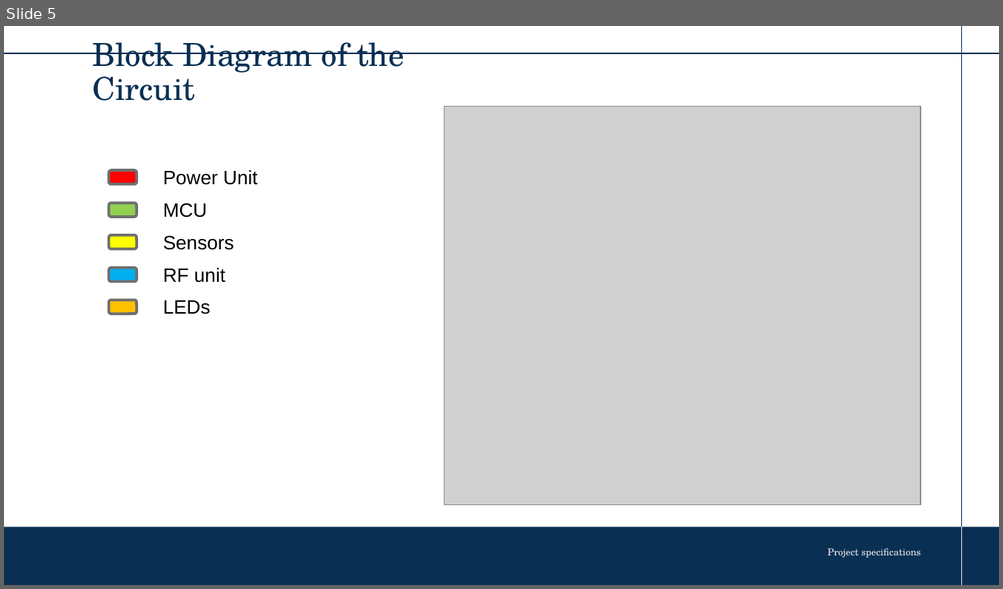
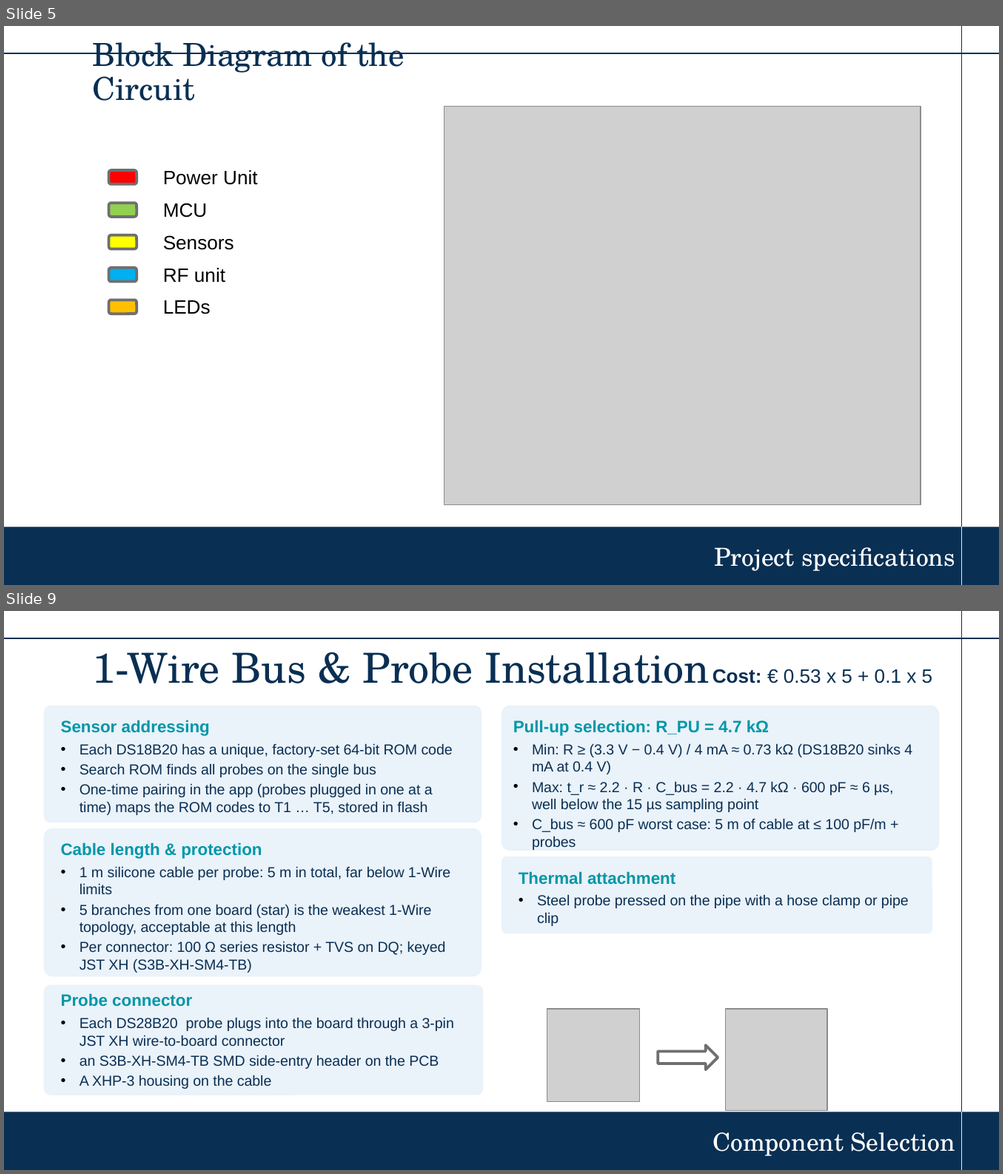
Before and after one commit to garcianeilangelo-crypto/ESE_RADIATOR, a slide deck: Radiator_Balance .pptx. Shown one above the other, each under a label of ours: slide 5 before the commit, slides 5 and 9 after it; the slides between them are not shown. The pictures are 1003x589 and 1003x1174 pixels, drawn with LibreOffice and Linux fonts; fonts in the diff are those of the drawing; grey boxes stand for pictures; background and template pictures are left out. Boxes give left, top, right and bottom in pixels: in the first picture for what was removed or moved away, otherwise in the second. Text is boxed around its words. In the diff, an @@ line names an element or a change of style, - is before the commit and + after.

```diff
--- a/Radiator_Balance .pptx
+++ b/Radiator_Balance .pptx
@@ slide 9 added at <box>4,611,999,1170</box>, background #FFFFFF; not listed: 4 template elements that a slide beside it also shows @@
@@ title added at <box>92,652,709,684</box>, 30 pt, text #092F53 @@
+1-Wire Bus & Probe Installation
@@ text added at <box>712,669,933,684</box>, 14 pt, text #092F53 @@
+Cost: € 0.53 x 5 + 0.1 x 5
@@ rounded rectangle added at <box>44,706,481,823</box>, fill #EAF2FA @@
@@ text added at <box>61,720,452,815</box>, 10.5 pt, text #092F53 @@
+Sensor addressing
+• Each DS18B20 has a unique, factory-set 64-bit ROM code
+• Search ROM finds all probes on the single bus
+• One-time pairing in the app (probes plugged in one at a time) maps the ROM codes to T1 … T5, stored in flash
@@ rounded rectangle added at <box>501,706,939,851</box>, fill #EAF2FA @@
@@ text added at <box>513,720,912,850</box>, 10.5 pt, text #092F53 @@
+Pull-up selection: R_PU = 4.7 kΩ
+• Min: R ≥ (3.3 V − 0.4 V) / 4 mA ≈ 0.73 kΩ (DS18B20 sinks 4 mA at 0.4 V)
+• Max: t_r ≈ 2.2 · R · C_bus = 2.2 · 4.7 kΩ · 600 pF ≈ 6 µs, well below the 15 µs sampling point
+• C_bus ≈ 600 pF worst case: 5 m of cable at ≤ 100 pF/m + probes
@@ rounded rectangle added at <box>44,829,481,977</box>, fill #EAF2FA @@
@@ text added at <box>61,843,450,973</box>, 10.5 pt, text #092F53 @@
+Cable length & protection
+• 1 m silicone cable per probe: 5 m in total, far below 1-Wire limits
+• 5 branches from one board (star) is the weakest 1-Wire topology, acceptable at this length
+• Per connector: 100 Ω series resistor + TVS on DQ; keyed JST XH (S3B-XH-SM4-TB)
@@ rounded rectangle added at <box>501,857,932,933</box>, fill #EAF2FA @@
@@ text added at <box>518,871,908,926</box>, 10.5 pt, text #092F53 @@
+Thermal attachment
+• Steel probe pressed on the pipe with a hose clamp or pipe clip
@@ rounded rectangle added at <box>44,985,484,1096</box>, fill #EAF2FA @@
@@ text added at <box>61,994,454,1089</box>, 10.5 pt, text #092F53 @@
+Probe connector
+• Each DS28B20 probe plugs into the board through a 3-pin JST XH wire-to-board connector
+    • an S3B-XH-SM4-TB SMD side-entry header on the PCB
+    • A XHP-3 housing on the cable
@@ picture added at <box>547,1009,640,1102</box> @@
@@ picture added at <box>725,1009,826,1111</box> @@
@@ right arrow added at <box>657,1045,717,1071</box>, fill #FFFFFF, outline #707070 2 pt @@
@@ text added at <box>713,1133,955,1156</box>, 18 pt, text #FFFFFF @@
+Component Selection
@@ slide 5 changed as well @@
@@ text "Project specifications": place and size @@
-text "Project specifications" at <box>827,548,920,558</box>
+text "Project specifications" at <box>714,548,955,571</box>
@@ text "Project specifications" at <box>714,548,955,571</box>: size 7 to 18 pt, text colour #EBEBEB to #FFFFFF; indent changed; line spacing 0.9 to 1; less space between paragraphs; vertical alignment top to middle @@
```
Also in this commit, not shown: 15 other slides changed, 1 other slide added, 24 other files.
